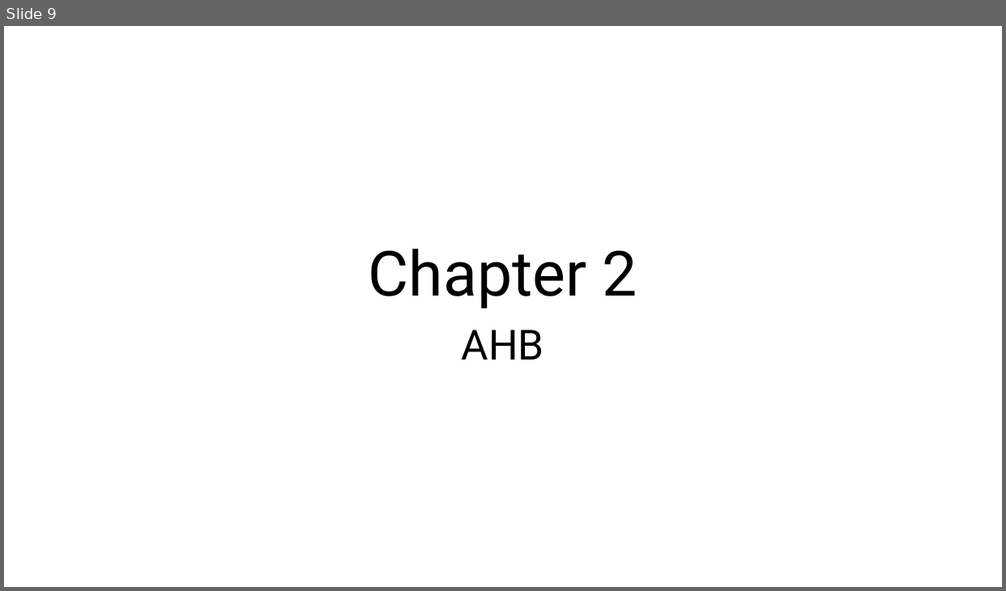
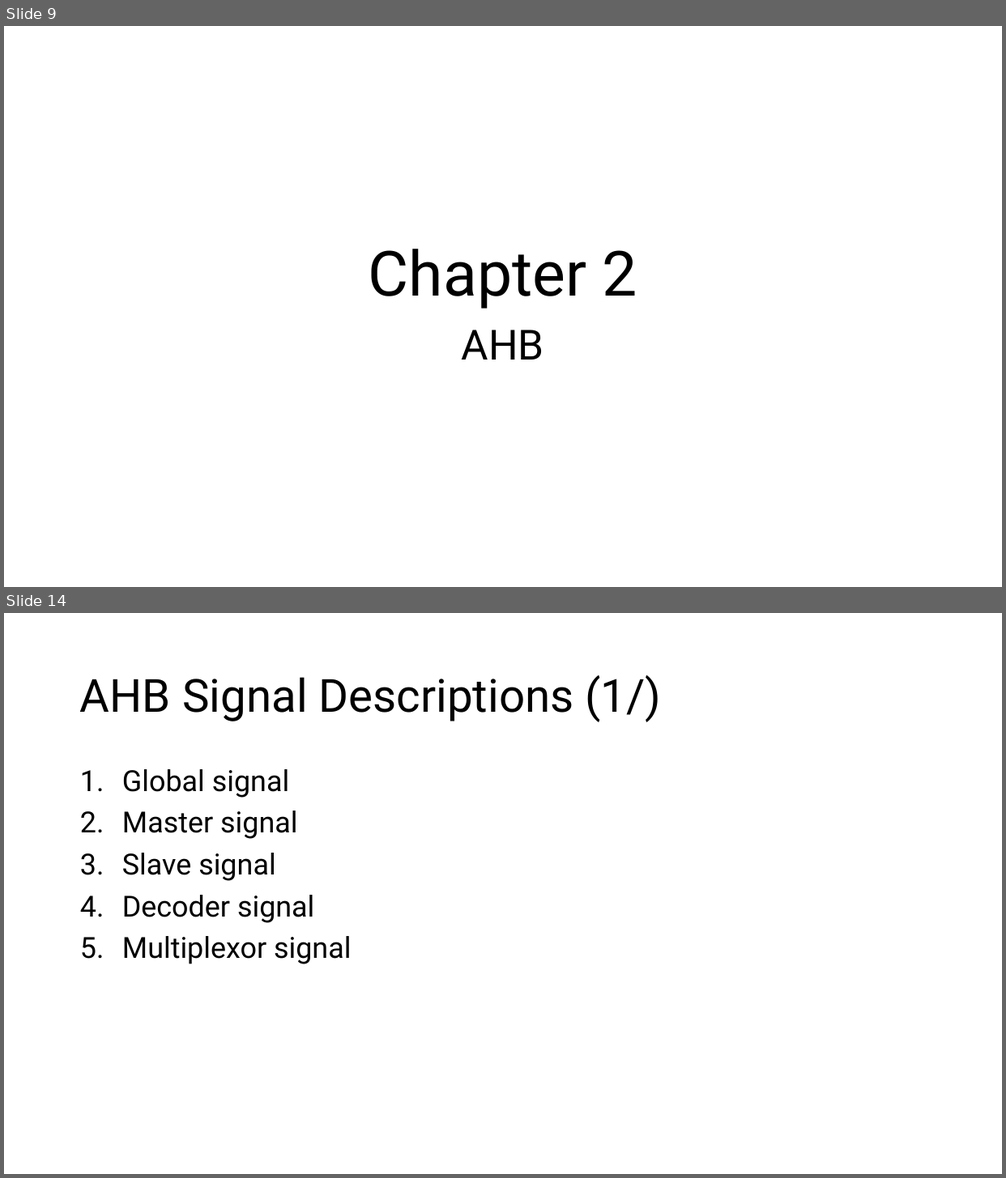
Before and after one commit to s9001055/DV_learning, a slide deck: AMBA/AMBA_learning.pptx. Shown one above the other, each under a label of ours: slide 9 before the commit, slides 9 and 14 after it; the slides between them are not shown. The pictures are 1006x591 and 1006x1178 pixels, drawn with LibreOffice and Linux fonts; fonts in the diff are those of the drawing. Boxes give left, top, right and bottom in pixels: in the first picture for what was removed or moved away, otherwise in the second. Text is boxed around its words. In the diff, an @@ line names an element or a change of style, - is before the commit and + after.

```diff
--- a/AMBA/AMBA_learning.pptx
+++ b/AMBA/AMBA_learning.pptx
@@ slide 14 added at (4, 613, 1002, 1174), background #FFFFFF @@
@@ title added at (80, 675, 662, 722), 44 pt, text #000000 @@
+AHB Signal Descriptions (1/)
@@ text added at (122, 769, 351, 965), 28 pt, text #000000 @@
+1. Global signal
+2. Master signal
+3. Slave signal
+4. Decoder signal
+5. Multiplexor signal
```
Also in this commit, not shown: 4 other slides added, 1 other file.
